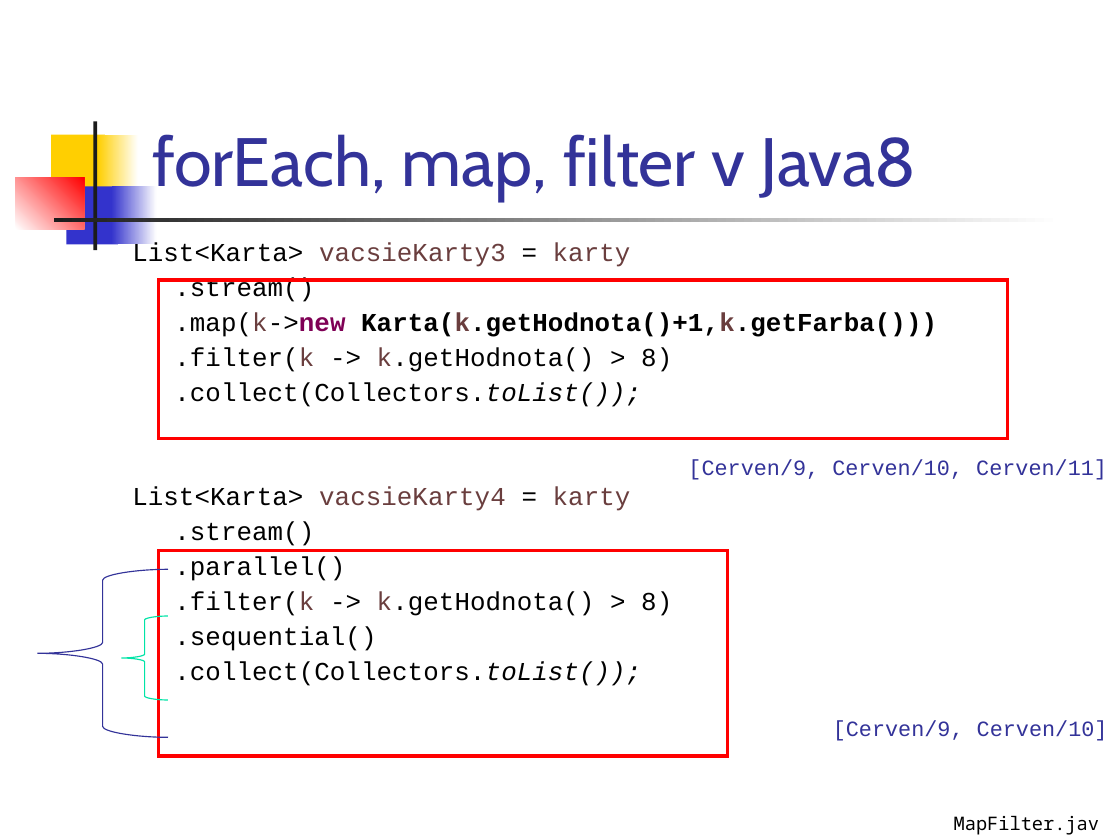
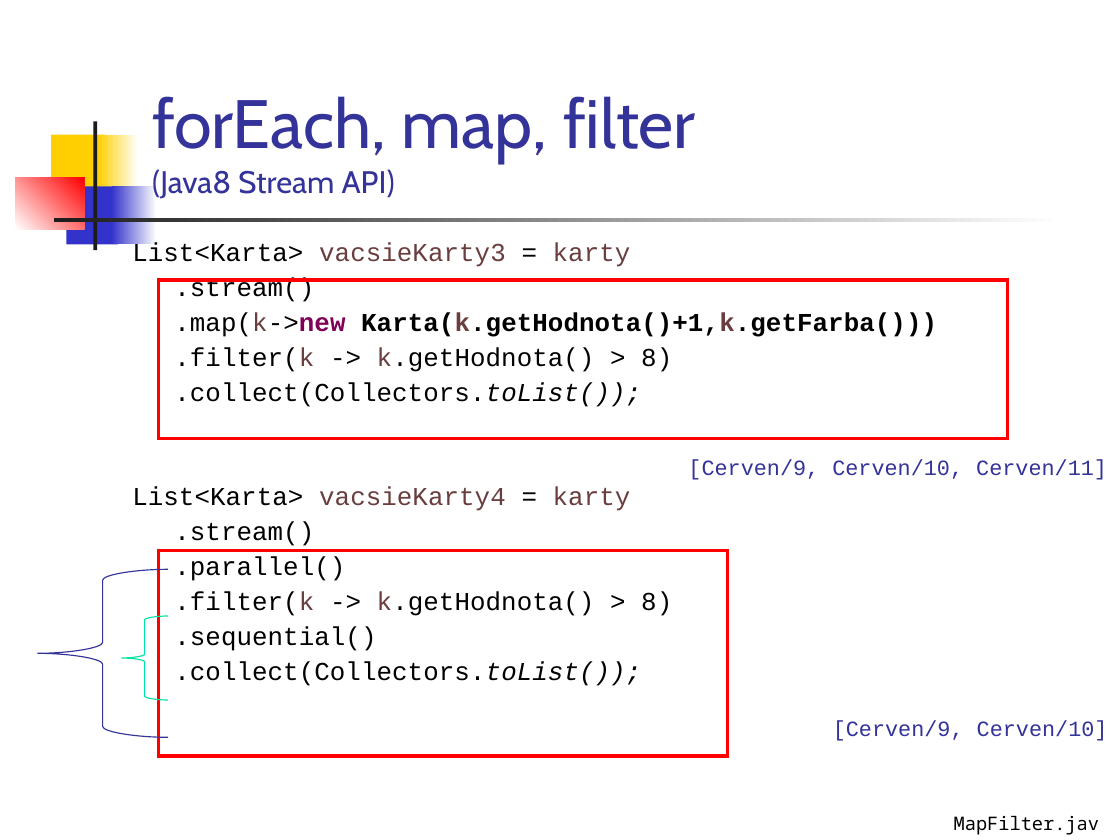
Before and after one commit to Funkcionalne/Prednasky, a slide deck: slide 24 of 01/01_fpro.ppt (slide 20 before the commit). Drawn at 1120x840 pixels with LibreOffice and Linux fonts; fonts in the diff are those of the drawing. Boxes give left, top, right and bottom in pixels: in the first picture for what was removed or moved away, otherwise in the second. Text is boxed around its words. In the diff, an @@ line names an element or a change of style, - is before the commit and + after.

```diff
--- a/01/01_fpro.ppt
+++ b/01/01_fpro.ppt
@@ title at [152,96,696,199]: text changed @@
-forEach, map, filter v Java8
+forEach, map, filter
+(Java8 Stream API)
```
Also in this commit, not shown: 8 other slides changed, 11 slides added, 8 slides removed, 4 other files.
